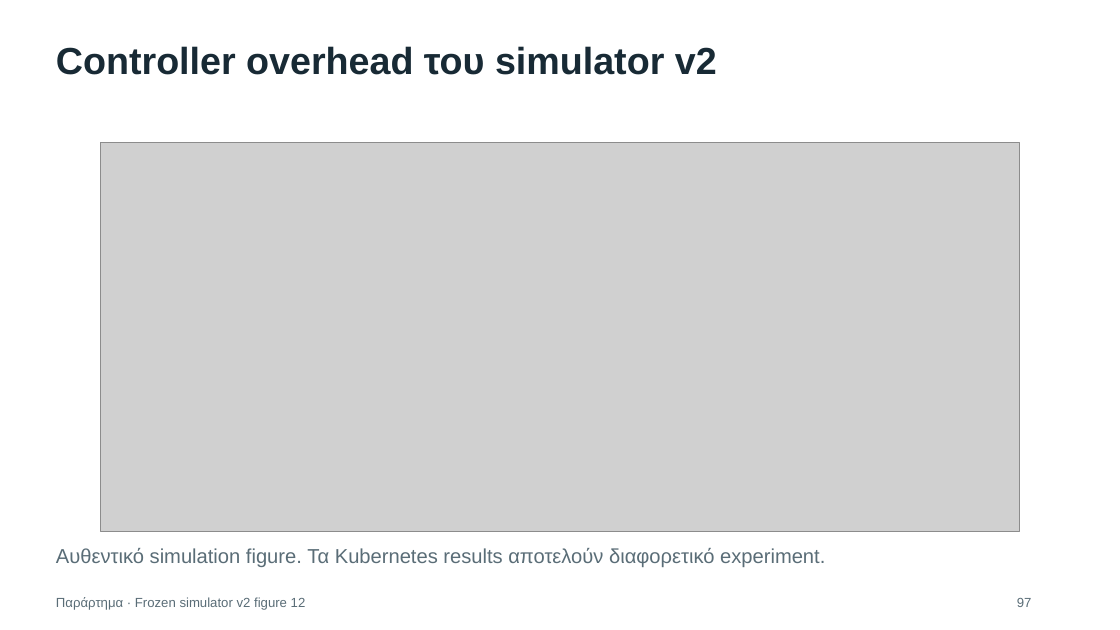
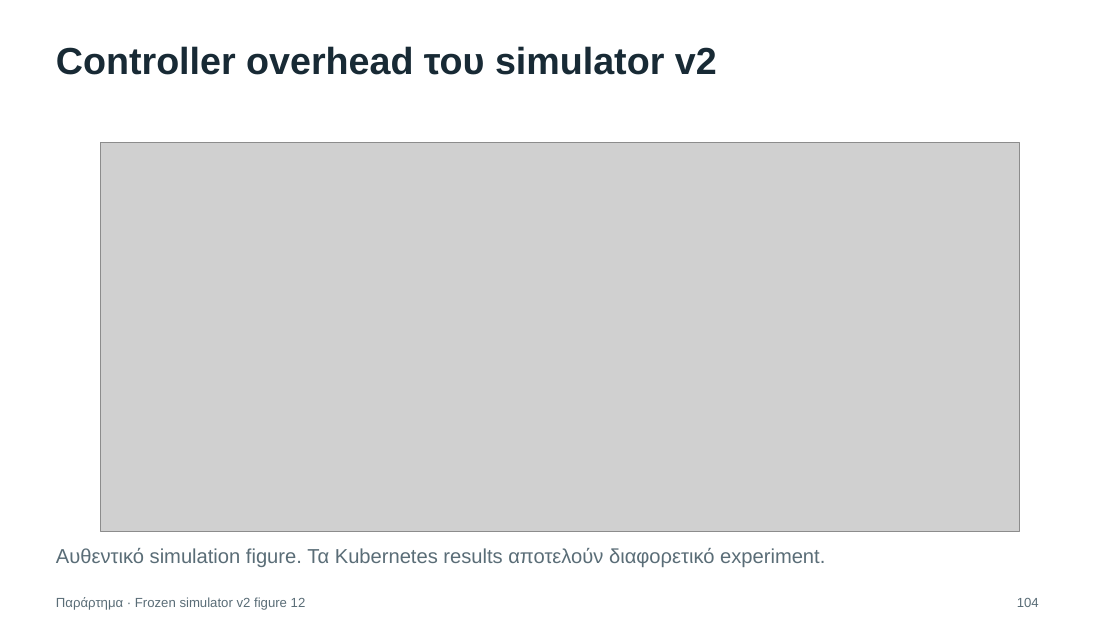
Before and after one commit to Dionisis09/sovereign-6g-jointsla, a slide deck: slide 104 of JointSLA/02_Presentations/JointSLA_Complete_Presentation.pptx (slide 97 before the commit). Drawn at 1120x630 pixels with LibreOffice and Linux fonts; fonts in the diff are those of the drawing; grey boxes stand for pictures. Boxes give left, top, right and bottom in pixels: in the first picture for what was removed or moved away, otherwise in the second. Text is boxed around its words. In the diff, an @@ line names an element or a change of style, - is before the commit and + after.

```diff
--- a/JointSLA/02_Presentations/JointSLA_Complete_Presentation.pptx
+++ b/JointSLA/02_Presentations/JointSLA_Complete_Presentation.pptx
@@ text at [1017,598,1039,607]: text changed @@
-97
+104
```
Also in this commit, not shown: 46 other slides changed, 7 slides added, 25 other files.
